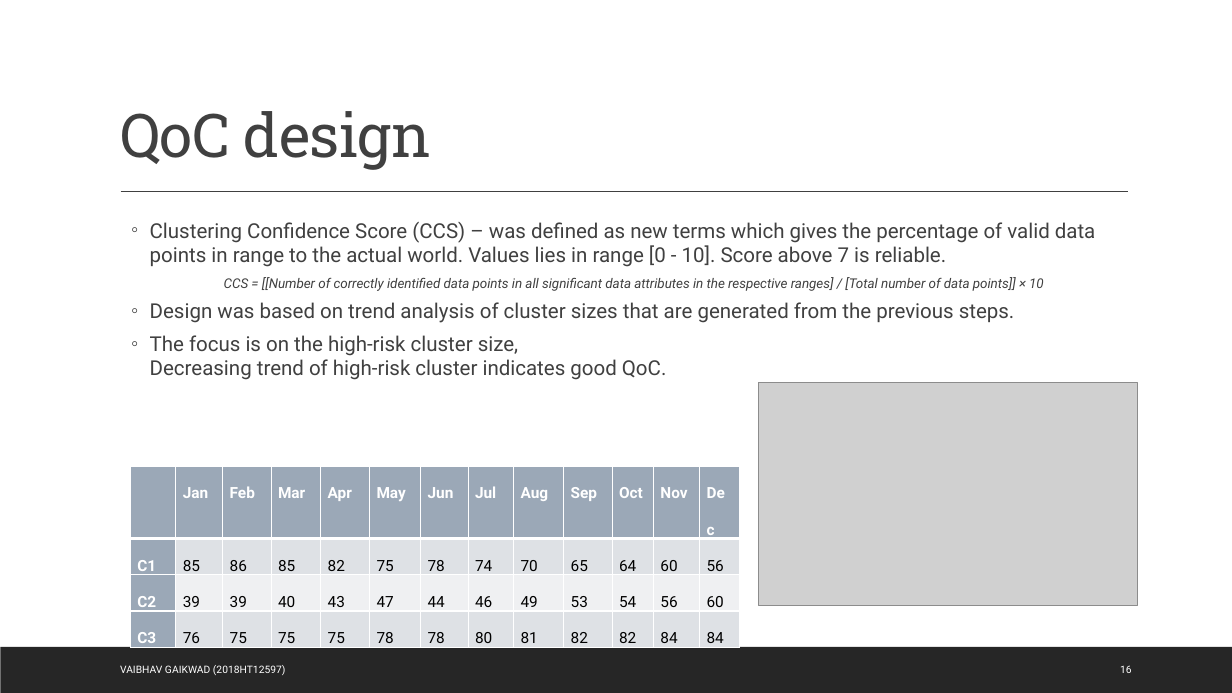
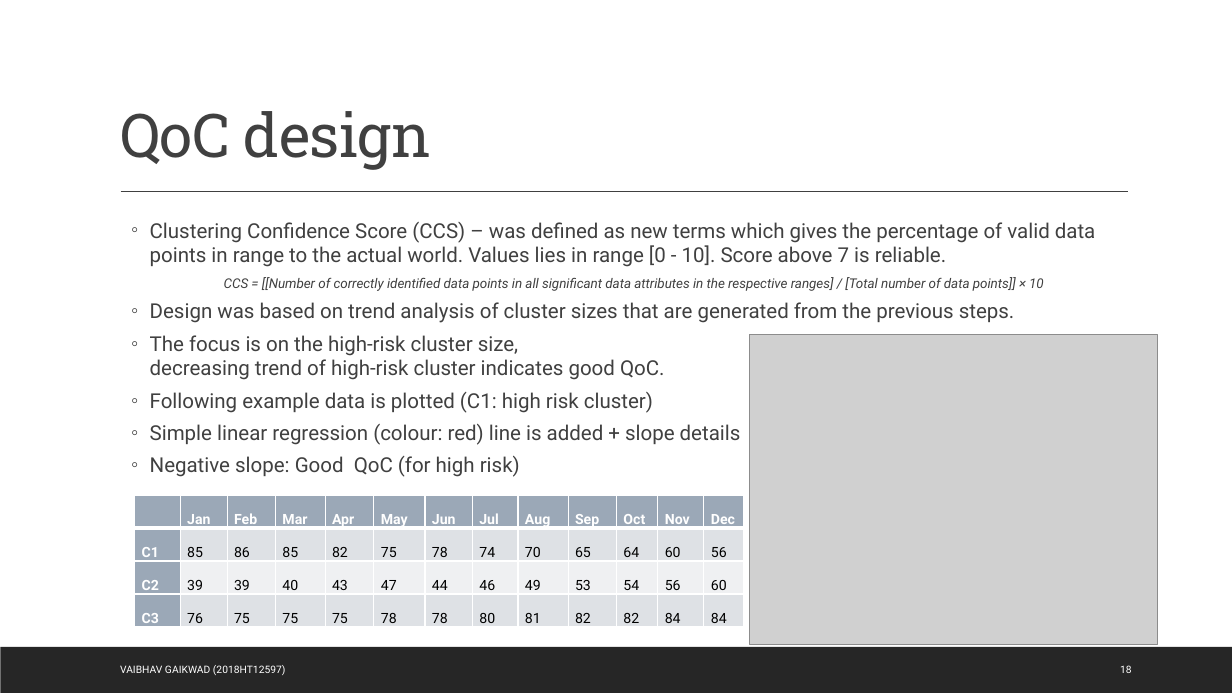
Before and after one commit to 767267/bits2018ht12597, a slide deck: slide 18 of docs/Quality of Care.pptx (slide 16 before the commit). Drawn at 1232x693 pixels with LibreOffice and Linux fonts; fonts in the diff are those of the drawing; grey boxes stand for pictures. Boxes give left, top, right and bottom in pixels: in the first picture for what was removed or moved away, otherwise in the second. Text is boxed around its words. In the diff, an @@ line names an element or a change of style, - is before the commit and + after.

```diff
--- a/docs/Quality of Care.pptx
+++ b/docs/Quality of Care.pptx
@@ text at [150,335,741,477]: text changed @@
-  ◦ The focus is on the high-risk cluster size,
-    Decreasing trend of high-risk cluster indicates good QoC.
+  ◦ The focus is on the high-risk cluster size,
+    decreasing trend of high-risk cluster indicates good QoC.
+  ◦ Following example data is plotted (C1: high risk cluster)
+  ◦ Simple linear regression (colour: red) line is added + slope details
+  ◦ Negative slope: Good QoC (for high risk)
@@ picture: place and size @@
-picture at [759,383,1138,606]
+picture at [750,335,1157,645]
@@ table at [135,495,743,632] @@
@@ size 12 to 11 pt @@
@@ table: place and size @@
-table at [130,467,738,647]
+table at [135,495,743,632]
```
Also in this commit, not shown: 7 other slides changed, 2 slides added, 1 other file.
